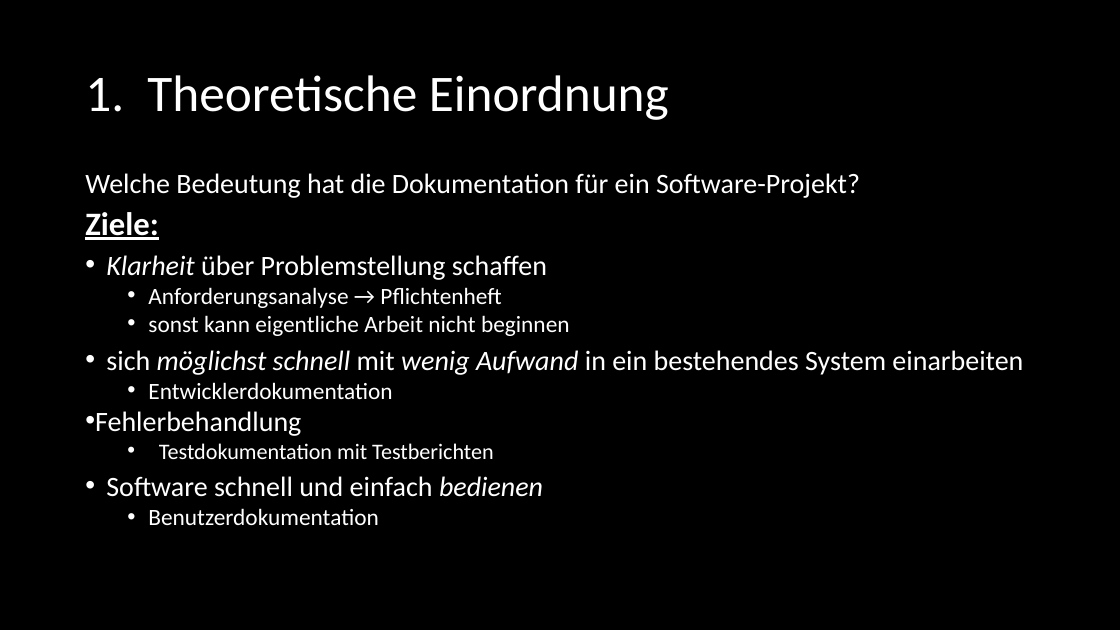
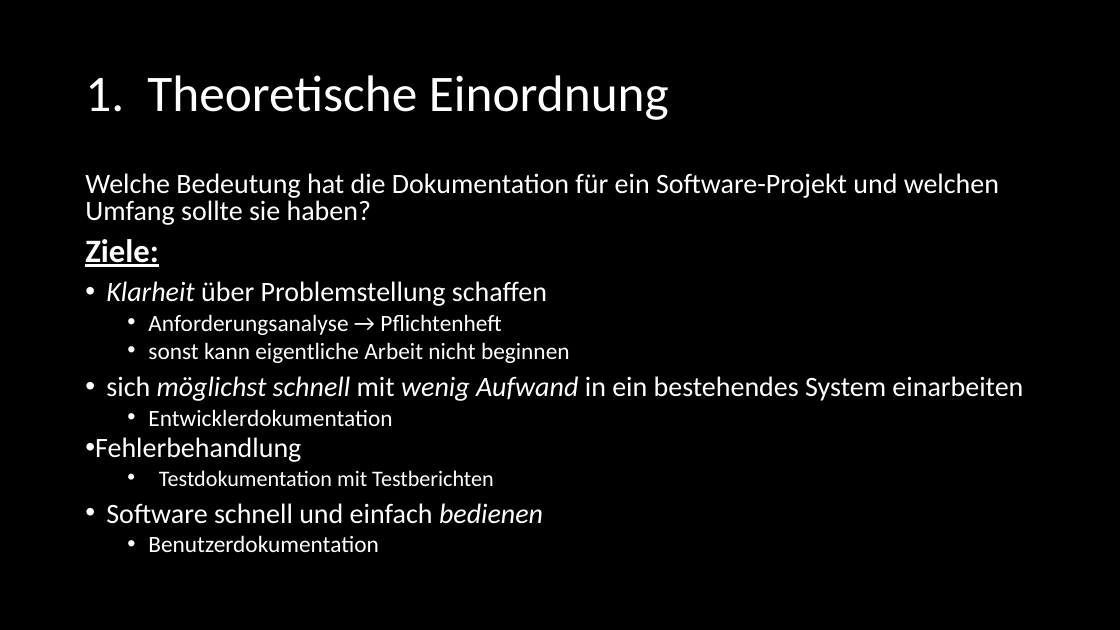
Before and after one commit to SE-Beleggruppe/Beleg_Planung, a slide deck: slide 4 of Präsentation/Felix - Dokumentation/SE_Dokumentation.pptx. Drawn at 1120x630 pixels with LibreOffice and Linux fonts; fonts in the diff are those of the drawing. Boxes give left, top, right and bottom in pixels: in the first picture for what was removed or moved away, otherwise in the second. Text is boxed around its words. In the diff, an @@ line names an element or a change of style, - is before the commit and + after.

Commit message:
Präsentation Dokumentation FINAL

```diff
--- a/Präsentation/Felix - Dokumentation/SE_Dokumentation.pptx
+++ b/Präsentation/Felix - Dokumentation/SE_Dokumentation.pptx
@@ text at <box>85,173,999,225</box>: text changed @@
-  Welche Bedeutung hat die Dokumentation für ein Software-Projekt?
+  Welche Bedeutung hat die Dokumentation für ein Software-Projekt und welchen Umfang sollte sie haben?
```
Also in this commit, not shown: 9 other slides changed, 4 slides removed.
